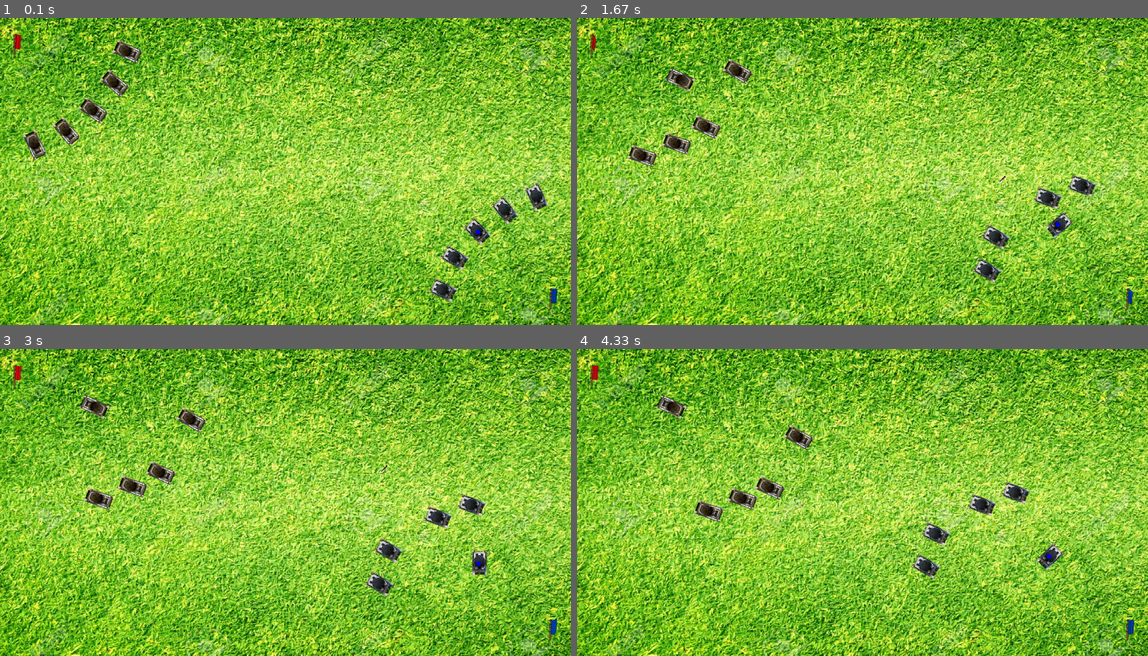
Above: before the commit, frames 1-4 (two rows, left to right).
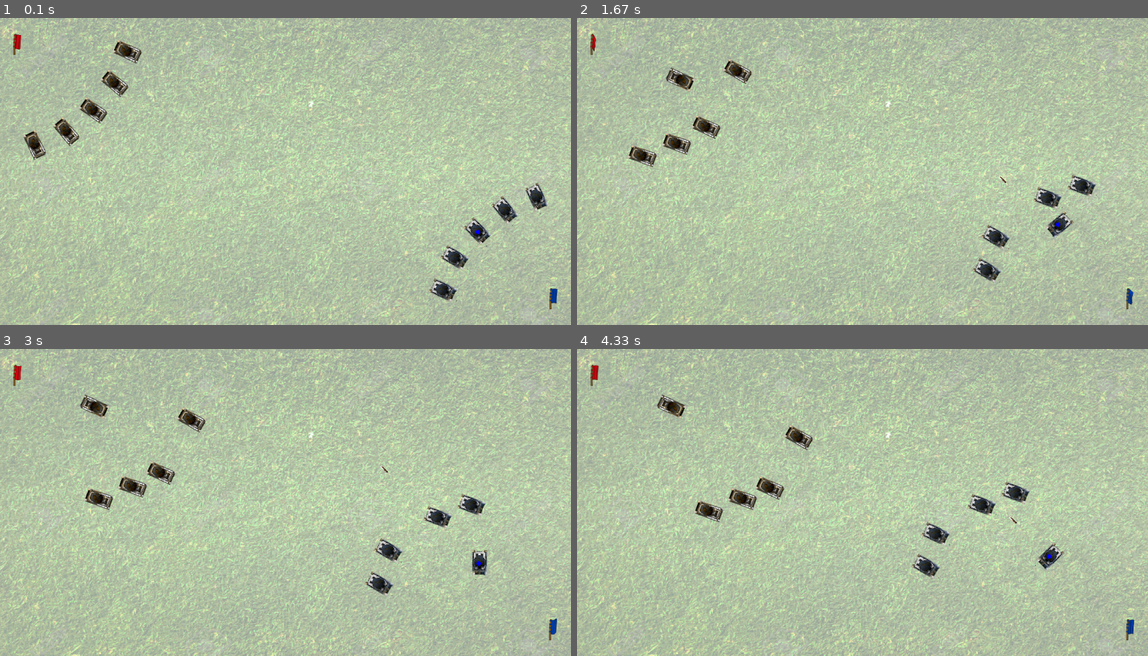
Above: after the commit, the same moments.

Repository: khanhtran-cse/ass-game-2018
Game: pygame game, started from main.py
Two runs of this game, one before a commit and one after it. Both use one fixed random seed, a clock stepped at 60 frames per second and the inputs below.
Inputs:
- Up to frame 1 (0.1 s): no input
- Up to frame 2 (1.67 s): tap Space at 0.33, 0.73, 1.03, 1.23, 1.57 s; hold D 0.67-1.13 s; hold W 1.17-1.47 s; hold D from 1.5 s (still down)
- Up to frame 3 (3 s): tap Space at 1.87, 2.07, 2.37, 2.63, 2.97 s; release D at 1.97 s; hold A 2-2.53 s; hold S 2.57-2.87 s; hold A from 2.9 s (still down)
- Up to frame 4 (4.33 s): tap Space at 3.27, 3.4, 3.8, 4.1 s; release A at 3.3 s; hold W 3.33-3.7 s; hold D from 3.73 s (still down)

The runs differ from the first frame. In frame 1, 98% of the frame differs, in the area x 0-100%, y 0-100%; in frame 2, 98%; in frame 3, 98%; in frame 4, 98%.

Commit message:
Descrease time

Diff:
--- a/bullet.py
+++ b/bullet.py
@@ -47,7 +47,7 @@
 			self.timeCollionWithWall-=1
 		# else self.checkCollisionWithTarget():
 		# 	pass
-		self.image = pygame.transform.rotate(self.original_image, self.angle)
+		self.image = pygame.transform.rotate(self.original_image, self.angle - 90)
 		self.rect = self.image.get_rect(center= self.position)
 
 	def updatePos(self):
--- a/const.py
+++ b/const.py
@@ -31,7 +31,7 @@
 
 TANK_VIEWRANGE = 50 # m
 
-TANK_TIME_RELOAD = 5000 # ms
+TANK_TIME_RELOAD = 1500 # ms
 
 TANK_HP = 1000
 
--- a/main.py
+++ b/main.py
@@ -11,7 +11,7 @@
 
     screen = pygame.display.set_mode(WINDOW_SIZE)
 
-    background = pygame.image.load('./images/background.jpg')
+    background = pygame.image.load('./images/background.png')
     background = pygame.transform.scale(background, WINDOW_SIZE)
 
     # flag
Binary file added: images/background.png
